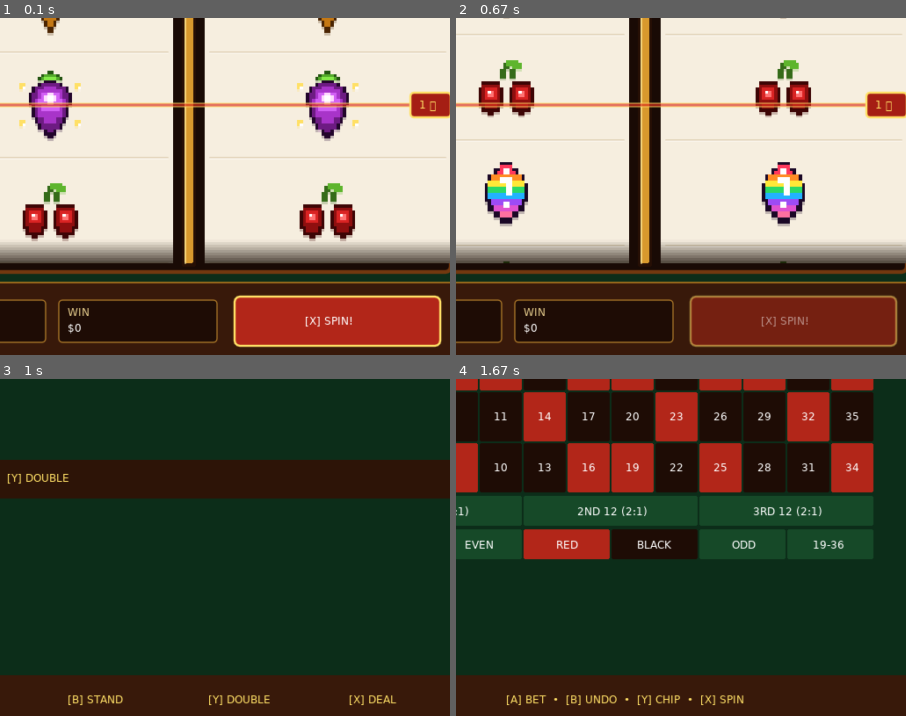
Above: before the commit, frames 1-4 (two rows, left to right).
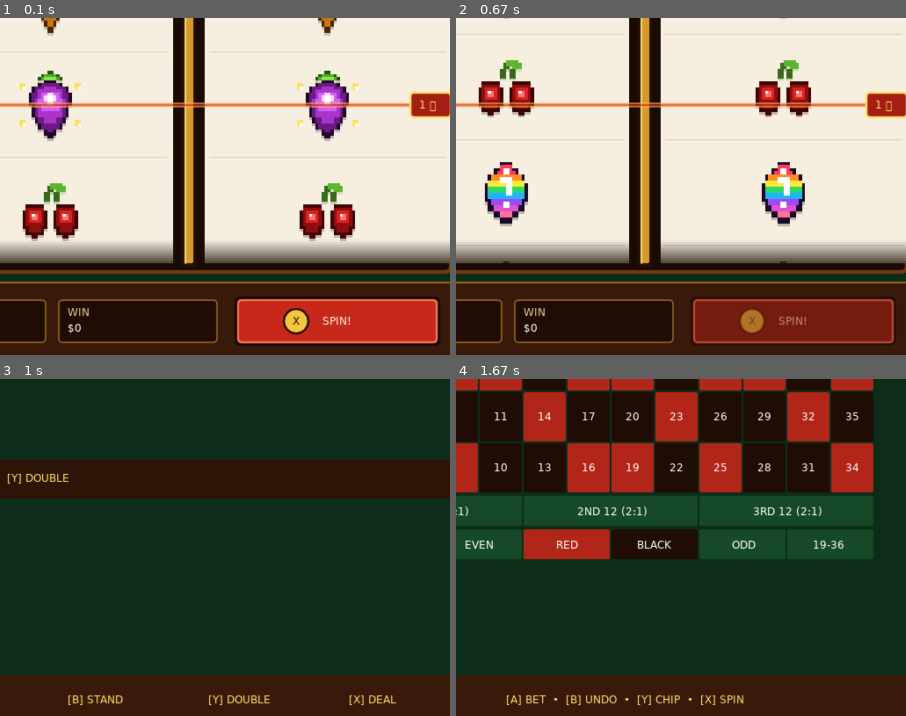
Above: after the commit, the same moments.

Repository: byMr712/SlotGame-PortMaster
Game: LÖVE game, started from casino/main.lua
Same seed, same stepped clock (60 frames per second), same inputs: the game is played once before the commit and once after it.
Inputs:
- Up to frame 1 (0.1 s): no input
- Up to frame 2 (0.67 s): tap Enter at 0.33 s
- Up to frame 3 (1 s): tap E at 0.67 s
- Up to frame 4 (1.67 s): tap E at 1 s; hold Up from 1.33 s (still down); tap Y at 1.48 s
The pictures show only the part of the screen within x 45-95%, y 29-79%; the shares and areas given below are measured in that part.

The runs differ from the first frame. In frame 1, 2.7% of the frame differs, in the area x 51-99%, y 82-98%; in frame 2, 2.4%; in frame 3, nothing differs; in frame 4, nothing differs.

Commit message:
Enhance spin button: 3D ruby arcade bevel, metallic gold controller button cap, and bold typography

Diff:
--- a/casino/src/games/slots.lua
+++ b/casino/src/games/slots.lua
@@ -322,14 +322,33 @@
 
     -- Кнопка СПИН
     local spinAlpha = slots.isSpinning and 0.5 or 1.0
-    love.graphics.setColor(0.7, 0.15, 0.1, spinAlpha)
+    -- Темный внешний контур и тень
+    love.graphics.setColor(0.08, 0.03, 0.01, spinAlpha)
     love.graphics.rectangle("fill", 730, 540, 234, 56, 6)
-    love.graphics.setColor(1, 0.88, 0.4, spinAlpha)
+
+    -- Рубиновый корпус кнопки
+    love.graphics.setColor(0.78, 0.16, 0.10, spinAlpha)
+    love.graphics.rectangle("fill", 733, 543, 228, 50, 4)
+
+    -- Внутренняя золотисто-светлая фаска блика сверху
+    love.graphics.setColor(0.96, 0.45, 0.35, spinAlpha)
     love.graphics.setLineWidth(2)
-    love.graphics.rectangle("line", 730, 540, 234, 56, 6)
-    love.graphics.setLineWidth(1)
-    love.graphics.setColor(1, 1, 1, spinAlpha)
-    love.graphics.print("[X] SPIN!", 810, 560)
+    love.graphics.rectangle("line", 734, 544, 226, 48, 4)
+    love.graphics.setLineWidth(1)
+
+    -- Золотая круглая кнопка геймпада (X)
+    love.graphics.setColor(0.95, 0.78, 0.25, spinAlpha)
+    love.graphics.circle("fill", 800, 568, 14)
+    love.graphics.setColor(0.15, 0.05, 0.02, spinAlpha)
+    love.graphics.setLineWidth(2)
+    love.graphics.circle("line", 800, 568, 14)
+    love.graphics.setLineWidth(1)
+    love.graphics.setColor(0.15, 0.05, 0.02, spinAlpha)
+    love.graphics.print("X", 796, 560)
+
+    -- Текст SPIN!
+    love.graphics.setColor(1, 0.98, 0.92, spinAlpha)
+    love.graphics.print("SPIN!", 830, 560)
 end
 
 function slots.keypressed(key)
